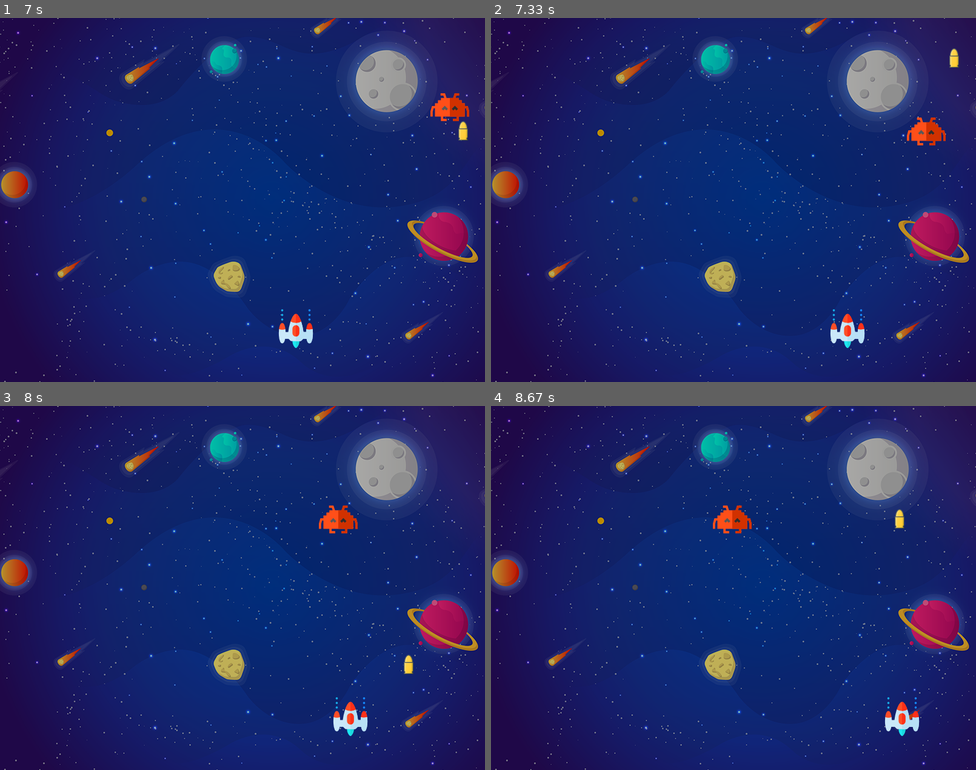
Above: before the commit, frames 1-4 (two rows, left to right).
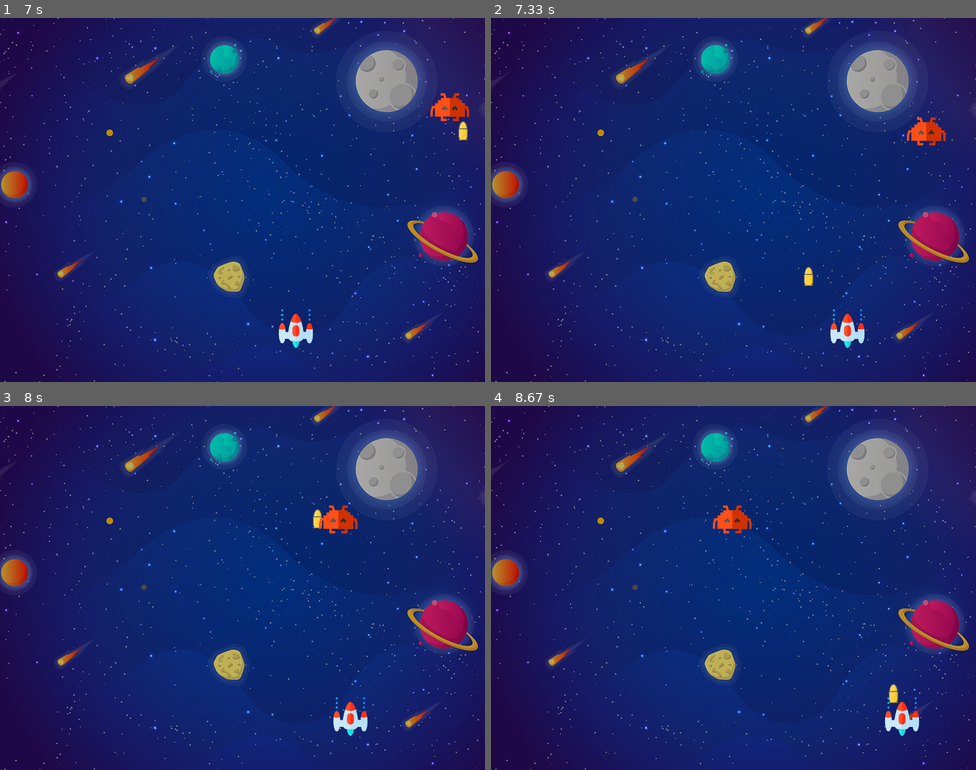
Above: after the commit, the same moments.

Repository: brccabral/Python_Pygame_SpaceInvaders
Game: pygame game, started from main.py
Two runs of this game, one before a commit and one after it. Both use one fixed random seed, a clock stepped at 60 frames per second and the inputs below.
Inputs:
- Up to frame 1 (7 s): tap Space at 0.33, 0.73, 1.03, 1.4, 1.7, 1.9, 2.2, 2.4, 2.7, 2.9, 3.2, 3.47, 3.77, 3.9, 4.2, 4.57, 4.87, 5.07, 5.37, 5.57, 5.87, 6.07, 6.37, 6.63, 6.93 s; hold Right 0.67-1.3 s; hold Left 1.33-1.8 s; hold Right 1.83-2.3 s; hold Right 2.33-2.8 s; hold Left 2.83-3.37 s; hold Left 3.4-3.8 s; hold Right 3.83-4.47 s; hold Left 4.5-4.97 s; hold Right 5-5.47 s; hold Right 5.5-5.97 s; hold Left 6-6.53 s; hold Left 6.57-6.97 s
- Up to frame 2 (7.33 s): hold Right from 7 s (still down); tap Space at 7.07 s
- Up to frame 3 (8 s): tap Space at 7.37, 7.73 s; release Right at 7.63 s; hold Left from 7.67 s (still down)
- Up to frame 4 (8.67 s): tap Space at 8.03, 8.23, 8.53 s; release Left at 8.13 s; hold Right 8.17-8.63 s

Frame 1 is identical in both runs. In frame 2, 0.2% of the frame differs, in the area x 64-97%, y 8-74%; in frame 3, 0.2%; in frame 4, 0.2%.

Commit message:
bullet collision with enemy

Diff:
--- a/main.py
+++ b/main.py
@@ -1,5 +1,6 @@
 
 import random
+import math
 import pygame
 
 # Initialize the pygame
@@ -25,6 +26,8 @@
 playerX_change = 0
 playerX_speed = 5
 
+score = 0
+
 # Bullet
 bulletImg = pygame.image.load("assets/bullet.png")
 bulletX = playerX+playerImg.get_width()/2
@@ -39,6 +42,9 @@
     bullet_state = "fire"
     screen.blit(bulletImg, (x+playerImg.get_width()/2,y+10))
 
+def isCollision(enemyX, enemyY , bulletX, bulletY):
+    distance = math.sqrt(math.pow(enemyX-bulletX,2)+math.pow(enemyY-bulletY,2))
+    return distance < 27
 
 # Enemy
 enemyImg = pygame.image.load("assets/enemy.png")
@@ -93,6 +99,11 @@
     if bullet_state == "fire":
         fire_bullet(bulletX, bulletY)
         bulletY -= bulletY_speed
+        if isCollision(enemyX, enemyY, bulletX, bulletY):
+            bulletY = playerY+10
+            bullet_state = "ready"
+            score += 1
+            print(score)
     if bulletY <= 0:
         bulletY = playerY+10
         bullet_state = "ready"
@@ -107,6 +118,8 @@
     # Enemy moviment
     enemyX += enemyX_change
 
+
+
     player(playerX, playerY)
     enemy(enemyX, enemyY)
     pygame.display.update()
